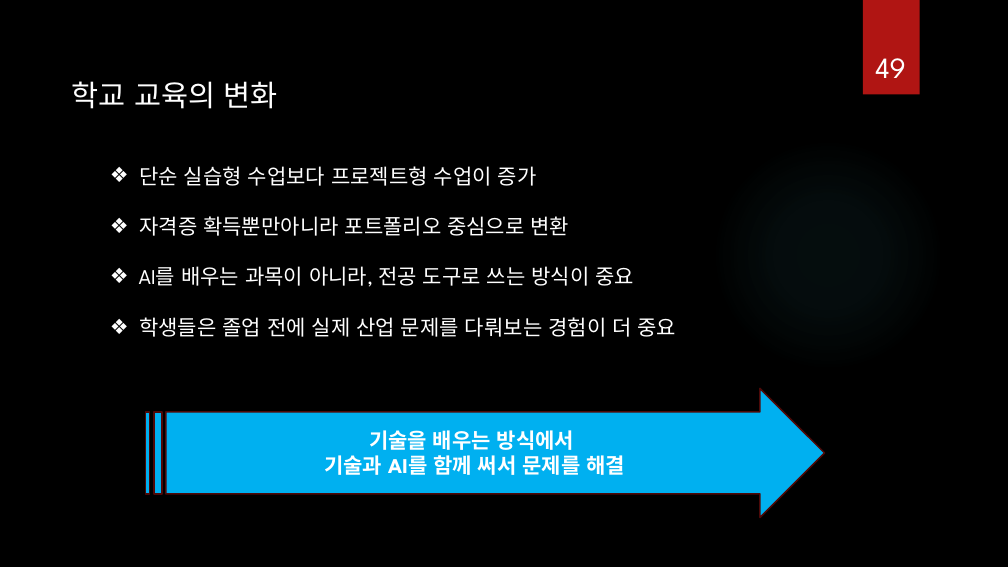
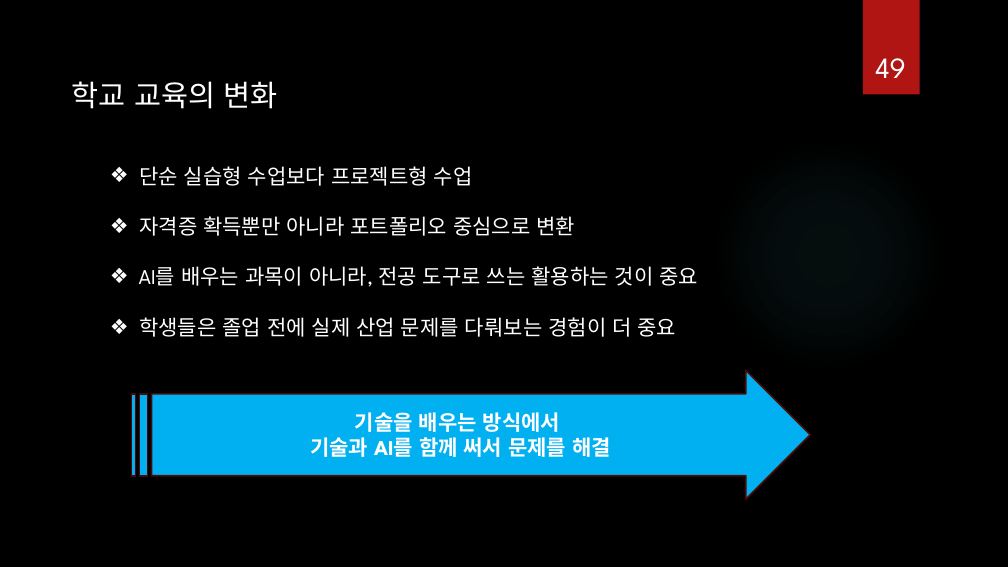
Before and after one commit to ancestor9/Introduction-to-BigData-Analysis, a slide deck: slide 49 of AI 역량강화.pptx. Drawn at 1008x567 pixels with LibreOffice and Linux fonts; fonts in the diff are those of the drawing; background and template pictures are left out. Boxes give left, top, right and bottom in pixels: in the first picture for what was removed or moved away, otherwise in the second. Text is boxed around its words. In the diff, an @@ line names an element or a change of style, - is before the commit and + after.

```diff
--- a/AI 역량강화.pptx
+++ b/AI 역량강화.pptx
@@ text at (139,166,698,287): text changed @@
-  ❖ 단순 실습형 수업보다 프로젝트형 수업이 증가
-  ❖ 자격증 확득뿐만아니라 포트폴리오 중심으로 변환
-  ❖ AI를 배우는 과목이 아니라, 전공 도구로 쓰는 방식이 중요
+  ❖ 단순 실습형 수업보다 프로젝트형 수업
+  ❖ 자격증 확득뿐만 아니라 포트폴리오 중심으로 변환
+  ❖ AI를 배우는 과목이 아니라, 전공 도구로 쓰는 활용하는 것이 중요
@@ striped right arrow "기술을 배우는 방식에서": place and size @@
-striped right arrow "기술을 배우는 방식에서" at (146,389,825,518)
+striped right arrow "기술을 배우는 방식에서" at (132,371,811,500)
```
Also in this commit, not shown: 20 other slides changed, 1 other file.
